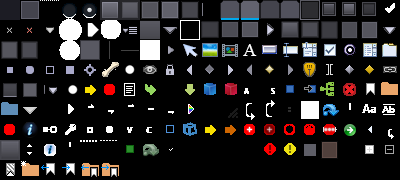
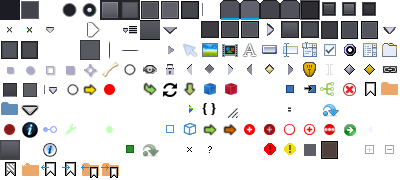
Comparing the layer stacks of the two 400px x 180px images. Changes:
moved "Prev / Next Folder Bookmark FG" above "Prev / Next Folder Bookmark BG" over box(81, 165, 102, 170)
moved "Prev / Next Folder Bookmark BG" above "Prev / Next Bookmark_FG" over box(82, 163, 119, 178)
moved "Prev / Next Bookmark_FG" above "Prev / Next Bookmark_BG" over box(41, 165, 65, 170)
moved "Prev / Next Bookmark_BG" above "Icon_Bookmark_Disabled" over box(47, 162, 74, 176)
moved "NewBookmarkFolder_Fg" above "NewBookmarkFolder_Bg" over box(21, 161, 26, 165)
moved "NewBookmarkFolder_Bg" above "Layer 8" over box(22, 163, 39, 176)
